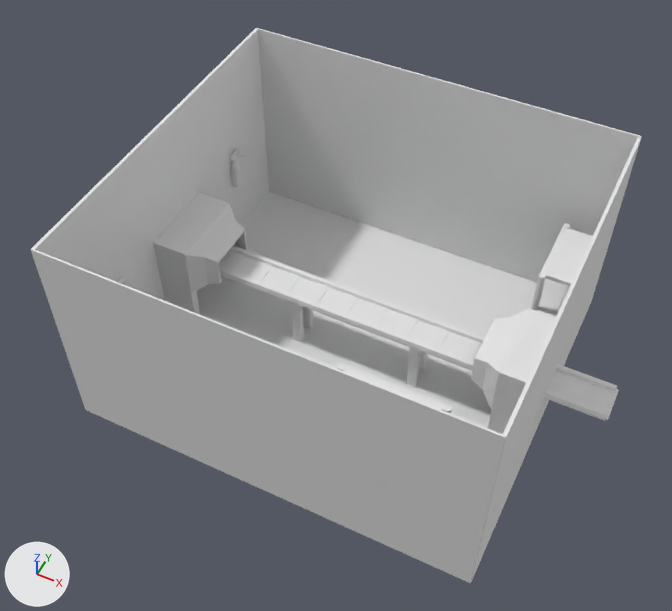
An edit to the OBJ model public/assets/models/room.obj, drawn before and after from the same camera.
Rendered twice from a camera (50 mm lens) standing at (244.0, -551.0, 687.0) and looking at (-19.0, -24.0, 28.0). The lights are fixed; the arrows at lower left show +X, +Y and +Z. Where no turn or scale is listed for an object, it has been applied to the vertices.

Objects in the first picture: 'room'.
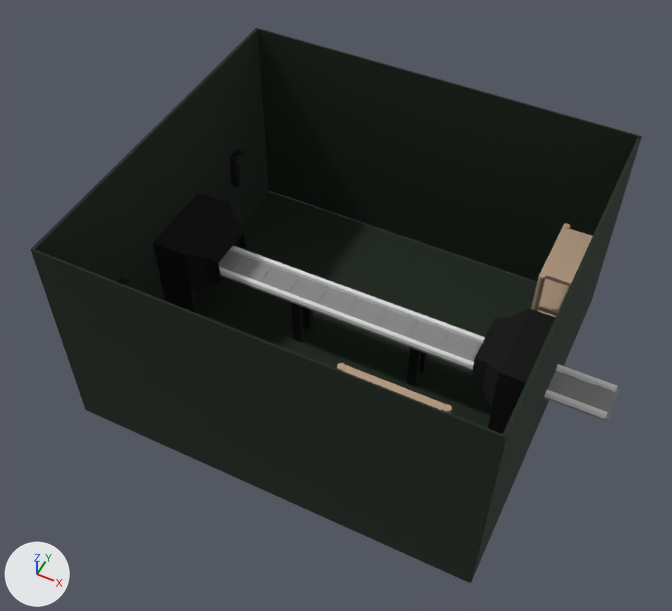
What differs and where, as boxes (x1, y1, x2, y2) in the pictures (672 x 611 px):
'room', recoloured (grey to black): (31, 28, 642, 583) in both

Diff of the bpy script that builds the scene:
```diff
--- a/public/assets/models/room.obj.py
+++ b/public/assets/models/room.obj.py
@@ mat_lambert4sg @@
 mat_lambert4sg = principled_material('lambert4SG')
-mat_lambert4sg.base_color = (0.8, 0.8, 0.8)  # white #e7e7e7
+mat_lambert4sg.base_color = (0.01, 0.02, 0.01)  # black #192719
 mat_lambert4sg.roughness = 1.0
@@ mat_lambert7sg @@
 mat_lambert7sg = principled_material('lambert7SG')
-mat_lambert7sg.base_color = (0.8, 0.8, 0.8)  # white #e7e7e7
+mat_lambert7sg.base_color = (0.27, 0.27, 0.27)  # grey #8e8e8e
 mat_lambert7sg.roughness = 1.0
@@ mat_shelf_lambert4sg @@
 mat_shelf_lambert4sg = principled_material('shelf_lambert4SG')
-mat_shelf_lambert4sg.base_color = (0.8, 0.8, 0.8)  # white #e7e7e7
+mat_shelf_lambert4sg.base_color = (0.49, 0.35, 0.24)  # beige #baa086
 mat_shelf_lambert4sg.roughness = 1.0
@@ mat_fire_extinguisher_aistandardsurface1sg @@
 mat_fire_extinguisher_aistandardsurface1sg = principled_material('fire_extinguisher_aiStandardSurface1SG')
-mat_fire_extinguisher_aistandardsurface1sg.base_color = (0.8, 0.8, 0.8)  # white #e7e7e7
+mat_fire_extinguisher_aistandardsurface1sg.base_color = (0.0, 0.0, 0.0)  # black #000000
 mat_fire_extinguisher_aistandardsurface1sg.roughness = 1.0
@@ mat_aistandardsurface1sg @@
 mat_aistandardsurface1sg = principled_material('aiStandardSurface1SG')
-mat_aistandardsurface1sg.base_color = (0.8, 0.8, 0.8)  # white #e7e7e7
+mat_aistandardsurface1sg.base_color = (0.0, 0.0, 0.0)  # black #000000
 mat_aistandardsurface1sg.roughness = 1.0
@@ mat_aistandardsurface2sg @@
 mat_aistandardsurface2sg = principled_material('aiStandardSurface2SG')
-mat_aistandardsurface2sg.base_color = (0.8, 0.8, 0.8)  # white #e7e7e7
+mat_aistandardsurface2sg.base_color = (0.0, 0.0, 0.0)  # black #000000
 mat_aistandardsurface2sg.roughness = 1.0
```
